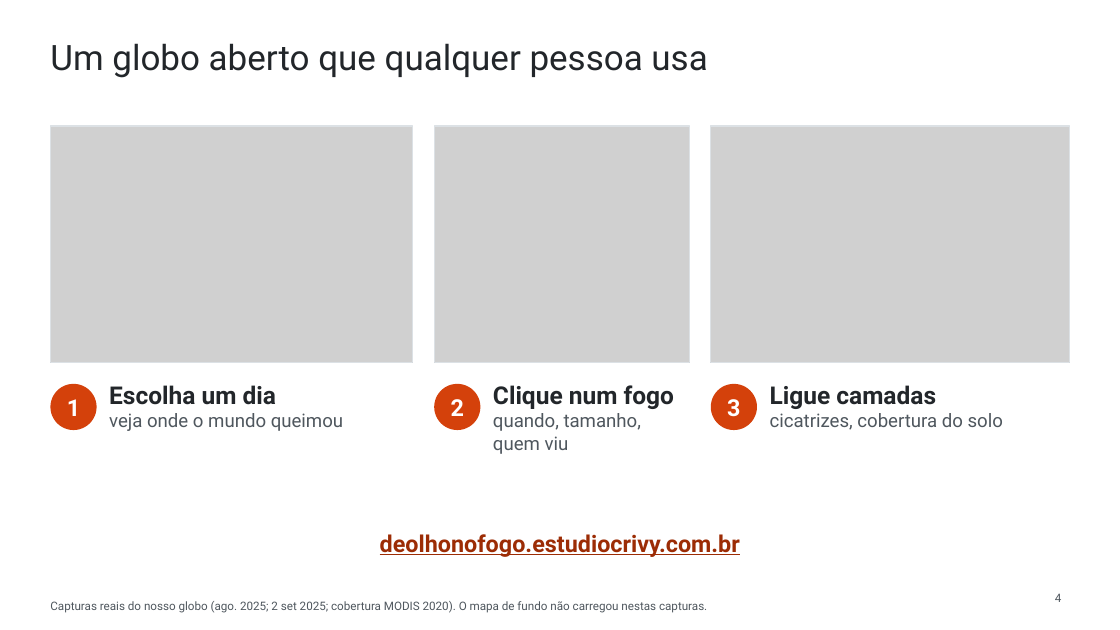
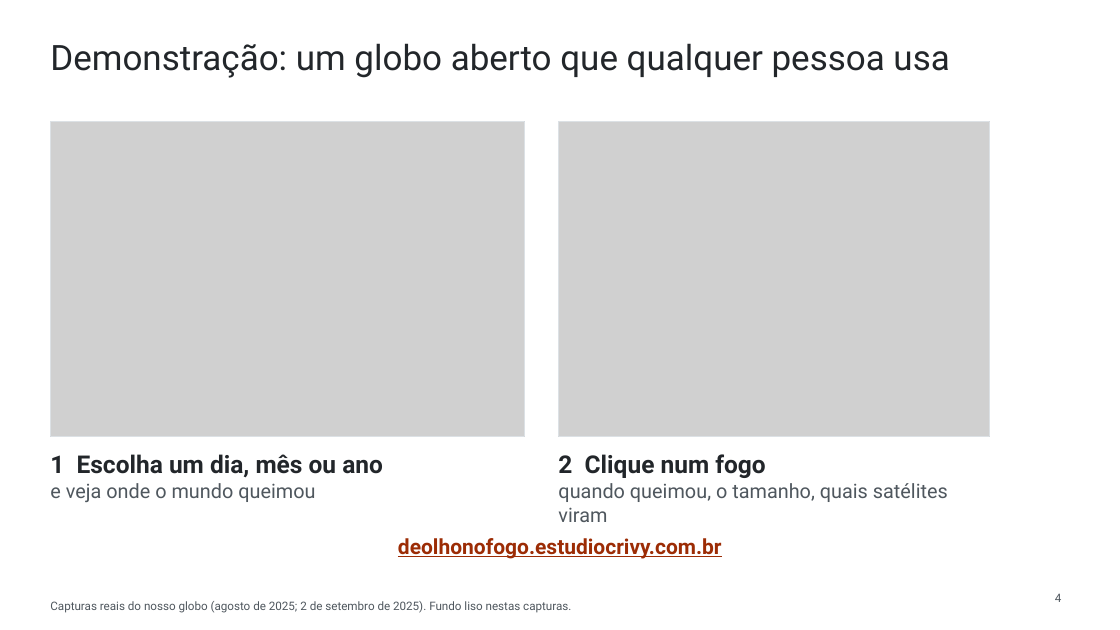
Before and after one commit to WednyFernandes/de-olho-no-fogo, a slide deck: slide 4 of public/apresentacao/de-olho-no-fogo-space-apps-2026-pt.pptx. Drawn at 1120x630 pixels with LibreOffice and Linux fonts; fonts in the diff are those of the drawing; grey boxes stand for pictures. Boxes give left, top, right and bottom in pixels: in the first picture for what was removed or moved away, otherwise in the second. Text is boxed around its words. In the diff, an @@ line names an element or a change of style, - is before the commit and + after.

```diff
--- a/public/apresentacao/de-olho-no-fogo-space-apps-2026-pt.pptx
+++ b/public/apresentacao/de-olho-no-fogo-space-apps-2026-pt.pptx
@@ title at [50,43,949,78]: text changed @@
-Um globo aberto que qualquer pessoa usa
+Demonstração: um globo aberto que qualquer pessoa usa
@@ rectangle: place and size @@
-rectangle at [50,126,413,363]
+rectangle at [50,122,525,437]
@@ picture: place and size @@
-picture at [50,126,413,363]
+picture at [50,122,525,437]
@@ picture removed at [434,126,690,363] @@
@@ rectangle removed at [434,126,690,363] @@
@@ rectangle: place and size @@
-rectangle at [711,126,1070,363]
+rectangle at [559,122,990,437]
@@ picture added at [559,122,990,437] @@
@@ picture removed at [711,126,1070,363] @@
@@ ellipse removed at [50,384,97,430] @@
@@ ellipse removed at [434,384,481,430] @@
@@ text removed at [493,385,674,454] @@
-Clique num fogo
-quando, tamanho, quem viu
@@ ellipse removed at [711,384,757,430] @@
@@ text removed at [770,385,1003,430] @@
-Ligue camadas
-cicatrizes, cobertura do solo
@@ text removed at [67,399,80,416] @@
-1
@@ text removed at [451,399,464,416] @@
-2
@@ text removed at [727,399,740,417] @@
-3
@@ text at [50,454,383,502]: text changed; size 16 to 21 pt; text colour #4F575E to #22262A; bold on @@
-Escolha um dia
-veja onde o mundo queimou
+1 Escolha um dia, mês ou ano
+e veja onde o mundo queimou
@@ text added at [558,454,948,522], 17 pt, text #4F575E @@
+2 Clique num fogo
+quando queimou, o tamanho, quais satélites viram
@@ text "deolhonofogo.estudiocrivy.com.br" at [398,538,722,559]: size 20 to 18 pt @@
@@ text at [50,601,571,613]: text changed @@
-Capturas reais do nosso globo (ago. 2025; 2 set 2025; cobertura MODIS 2020). O mapa de fundo não carregou nestas capturas.
+Capturas reais do nosso globo (agosto de 2025; 2 de setembro de 2025). Fundo liso nestas capturas.
```
Also in this commit, not shown: 5 other slides changed, 1 slide added, 1 slide removed, 10 other files.
